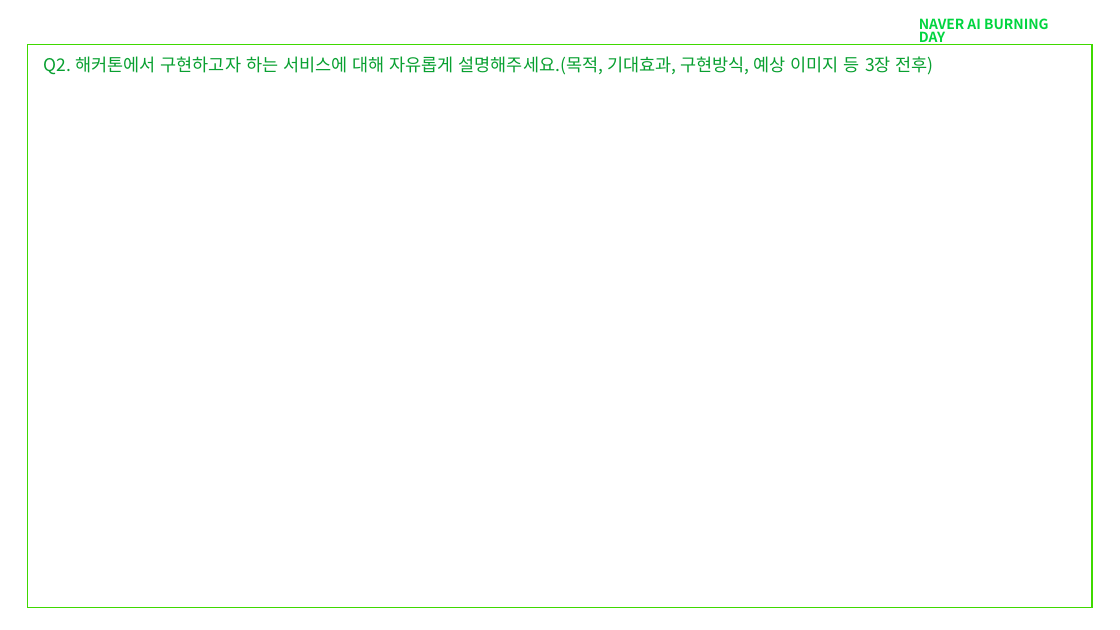
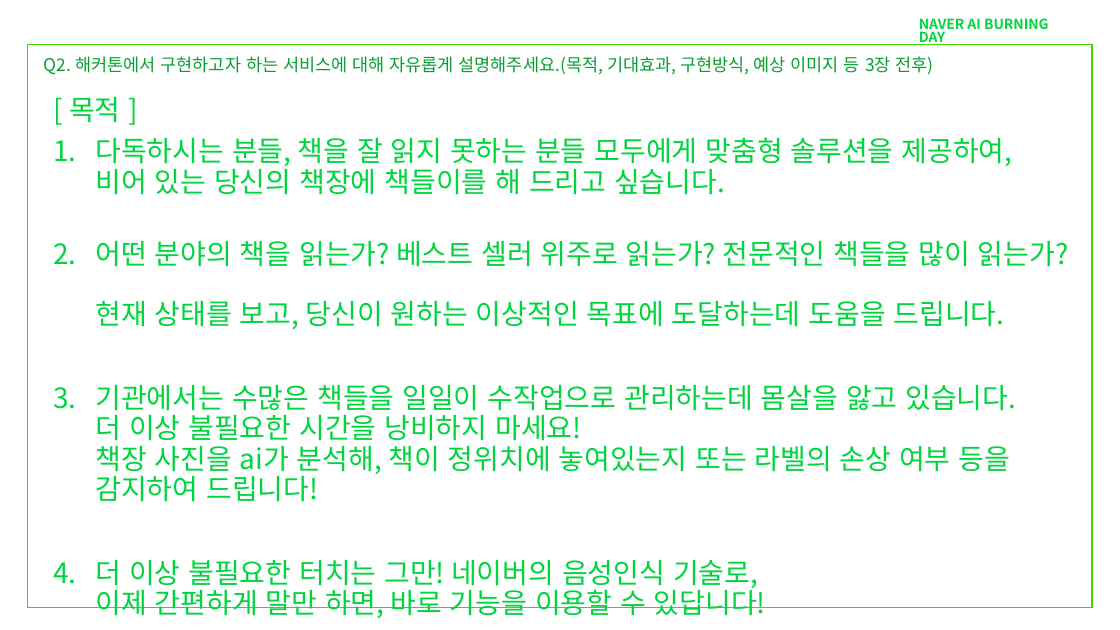
Before and after one commit to kuro11pow2/2020_Naver_AI_Hackerton_Prepare, a slide deck: slide 3 of 예선 - 기획서/기획안_팀명(기본양식).pptx. Drawn at 1120x630 pixels with LibreOffice and Linux fonts; fonts in the diff are those of the drawing. Boxes give left, top, right and bottom in pixels: in the first picture for what was removed or moved away, otherwise in the second. Text is boxed around its words. In the diff, an @@ line names an element or a change of style, - is before the commit and + after.

Commit message:
2020-01-31 기획서 정리하여 업로드

```diff
--- a/예선 - 기획서/기획안_팀명(기본양식).pptx
+++ b/예선 - 기획서/기획안_팀명(기본양식).pptx
@@ text added at (69,96,1068,618), 24 pt, text #00D53F @@
+[ 목적 ]
+1. 다독하시는 분들, 책을 잘 읽지 못하는 분들 모두에게 맞춤형 솔루션을 제공하여,
+   비어 있는 당신의 책장에 책들이를 해 드리고 싶습니다.
+2. 어떤 분야의 책을 읽는가? 베스트 셀러 위주로 읽는가? 전문적인 책들을 많이 읽는가?
+   현재 상태를 보고, 당신이 원하는 이상적인 목표에 도달하는데 도움을 드립니다.
+3. 기관에서는 수많은 책들을 일일이 수작업으로 관리하는데 몸살을 앓고 있습니다.
+   더 이상 불필요한 시간을 낭비하지 마세요!
+   책장 사진을 ai가 분석해, 책이 정위치에 놓여있는지 또는 라벨의 손상 여부 등을
+   감지하여 드립니다!
+4. 더 이상 불필요한 터치는 그만! 네이버의 음성인식 기술로,
+   이제 간편하게 말만 하면, 바로 기능을 이용할 수 있답니다!
```
Also in this commit, not shown: 5 other slides changed, 2 other files.
